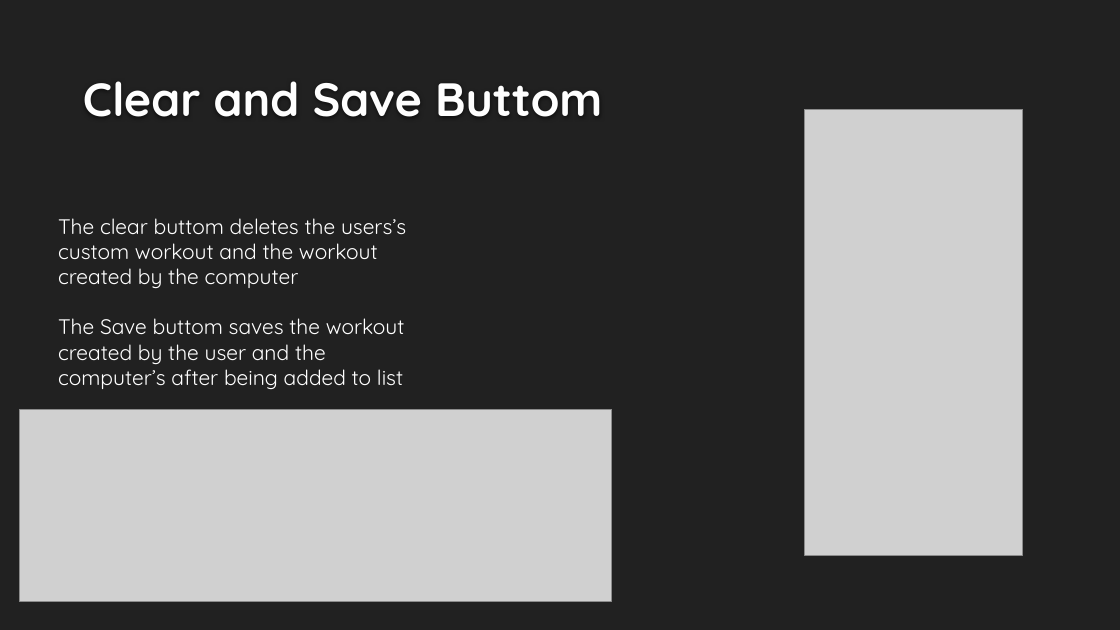
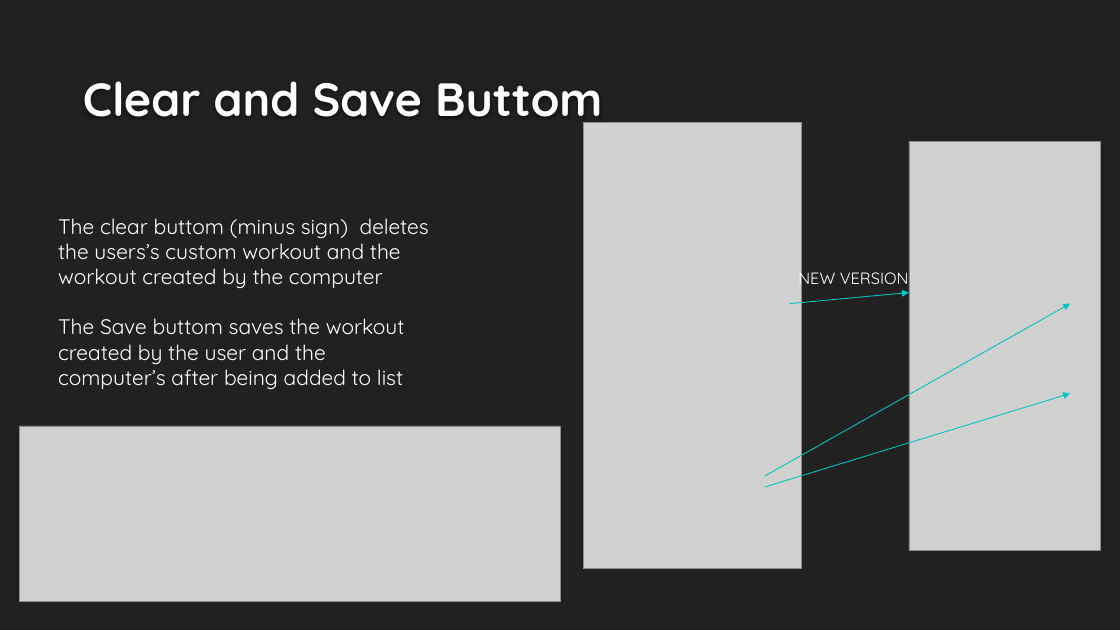
Before and after one commit to mkaramb/terrierFitness, a slide deck: slide 9 of ProjectArchitecture.pptx. Drawn at 1120x630 pixels with LibreOffice and Linux fonts; fonts in the diff are those of the drawing; grey boxes stand for pictures; background and template pictures are left out. Boxes give left, top, right and bottom in pixels: in the first picture for what was removed or moved away, otherwise in the second. Text is boxed around its words. In the diff, an @@ line names an element or a change of style, - is before the commit and + after.

```diff
--- a/ProjectArchitecture.pptx
+++ b/ProjectArchitecture.pptx
@@ picture: place and size @@
-picture at <box>805,109,1023,555</box>
+picture at <box>584,123,802,569</box>
@@ picture added at <box>909,141,1101,550</box> @@
@@ text at <box>58,218,429,288</box>: text changed @@
-The clear buttom deletes the users’s custom workout and the workout created by the computer
+The clear buttom (minus sign) deletes the users’s custom workout and the workout created by the computer
@@ text added at <box>798,267,909,289</box>, 14 pt, text #FFFFFF @@
+NEW VERSION
@@ arrow added from (791, 303) to (909, 292), #00C6BB 0.75 pt @@
@@ arrow added from (765, 476) to (1070, 303), #00C6BB 0.75 pt @@
@@ arrow added from (765, 487) to (1070, 393), #00C6BB 0.75 pt @@
@@ picture: place and size @@
-picture at <box>19,409,612,602</box>
+picture at <box>19,426,560,602</box>
```
Also in this commit, not shown: 6 other slides changed.
